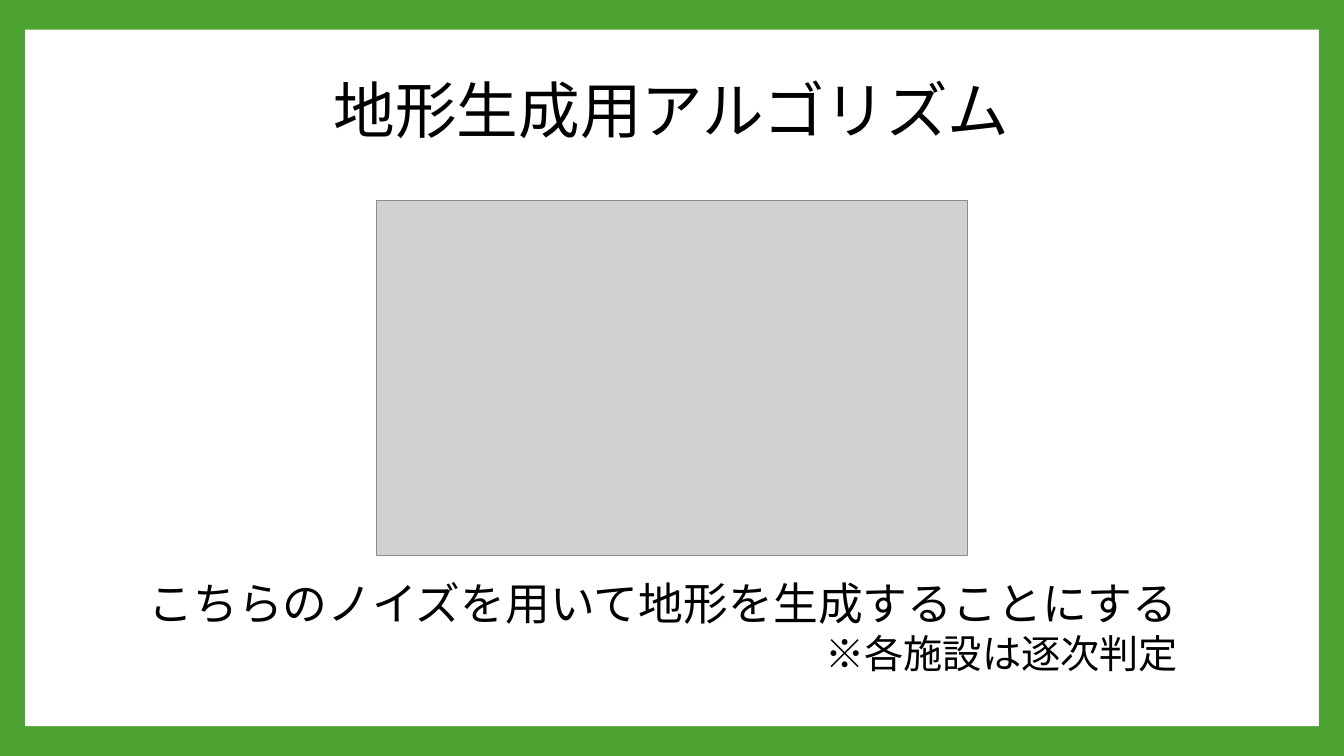
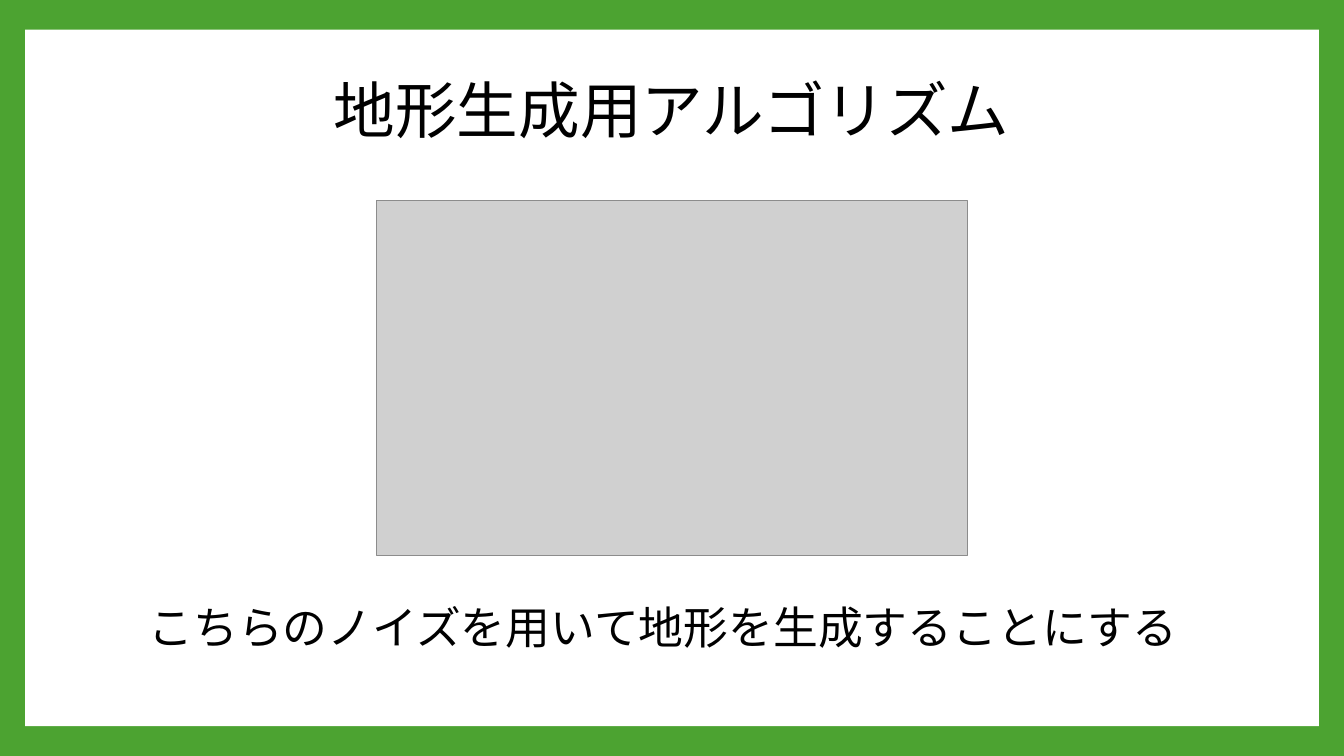
Before and after one commit to A23019/GC_A3_1, a slide deck: slide 20 of 企画/PowerPoint/REBASE_企画書.pptx (slide 18 before the commit). Drawn at 1344x756 pixels with LibreOffice and Linux fonts; fonts in the diff are those of the drawing; grey boxes stand for pictures; background and template pictures are left out. Boxes give left, top, right and bottom in pixels: in the first picture for what was removed or moved away, otherwise in the second. Text is boxed around its words. In the diff, an @@ line names an element or a change of style, - is before the commit and + after.

```diff
--- a/企画/PowerPoint/REBASE_企画書.pptx
+++ b/企画/PowerPoint/REBASE_企画書.pptx
@@ text at [148,606,1177,648]: text changed @@
-こちらのノイズを用いて地形を生成することにする
-※各施設は逐次判定
+こちらのノイズを用いて地形を生成することにする
```
Also in this commit, not shown: 12 other slides changed, 3 slides added, 2 slides removed.
